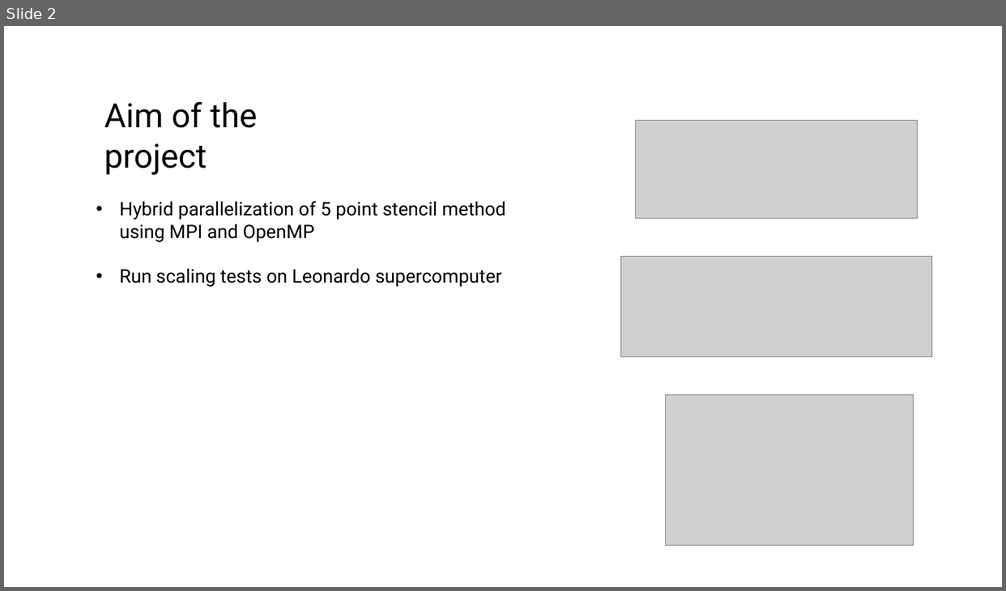
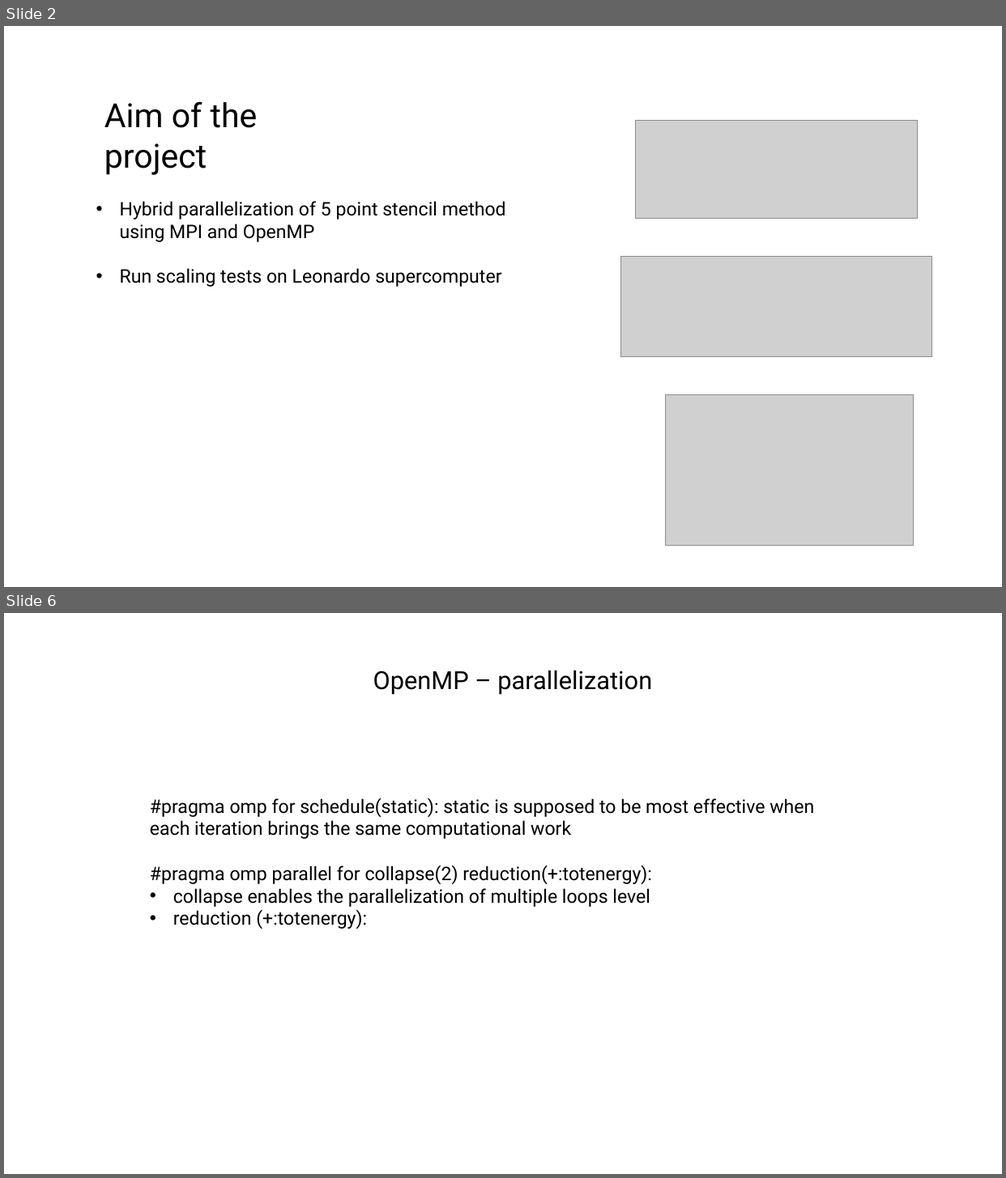
Before and after one commit to agnesevalentini/HPC_exam, a slide deck: HPC final project.pptx. Shown one above the other, each under a label of ours: slide 2 before the commit, slides 2 and 6 after it; the slides between them are not shown. The pictures are 1006x591 and 1006x1178 pixels, drawn with LibreOffice and Linux fonts; fonts in the diff are those of the drawing; grey boxes stand for pictures. Boxes give left, top, right and bottom in pixels: in the first picture for what was removed or moved away, otherwise in the second. Text is boxed around its words. In the diff, an @@ line names an element or a change of style, - is before the commit and + after.

```diff
--- a/HPC final project.pptx
+++ b/HPC final project.pptx
@@ slide 6 added at (x1=4, y1=613, x2=1002, y2=1174), background #FFFFFF @@
@@ text added at (x1=373, y1=671, x2=652, y2=695), 24 pt, text #000000 @@
+OpenMP – parallelization
@@ text added at (x1=150, y1=798, x2=814, y2=929), 18 pt, text #000000 @@
+#pragma omp for schedule(static): static is supposed to be most effective when each iteration brings the same computational work
+#pragma omp parallel for collapse(2) reduction(+:totenergy):
+• collapse enables the parallelization of multiple loops level
+• reduction (+:totenergy):
```
Also in this commit, not shown: 2 slides changed, 1 other slide added, 2 slides removed, 1 other file.
